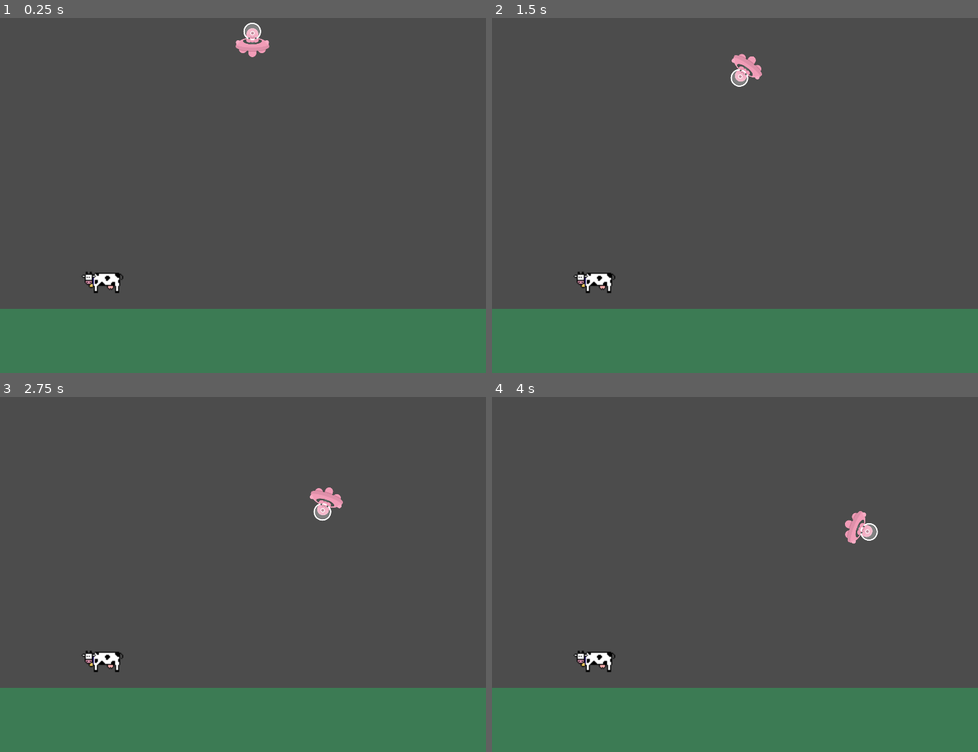
Above: before the commit, frames 1-4 (two rows, left to right).
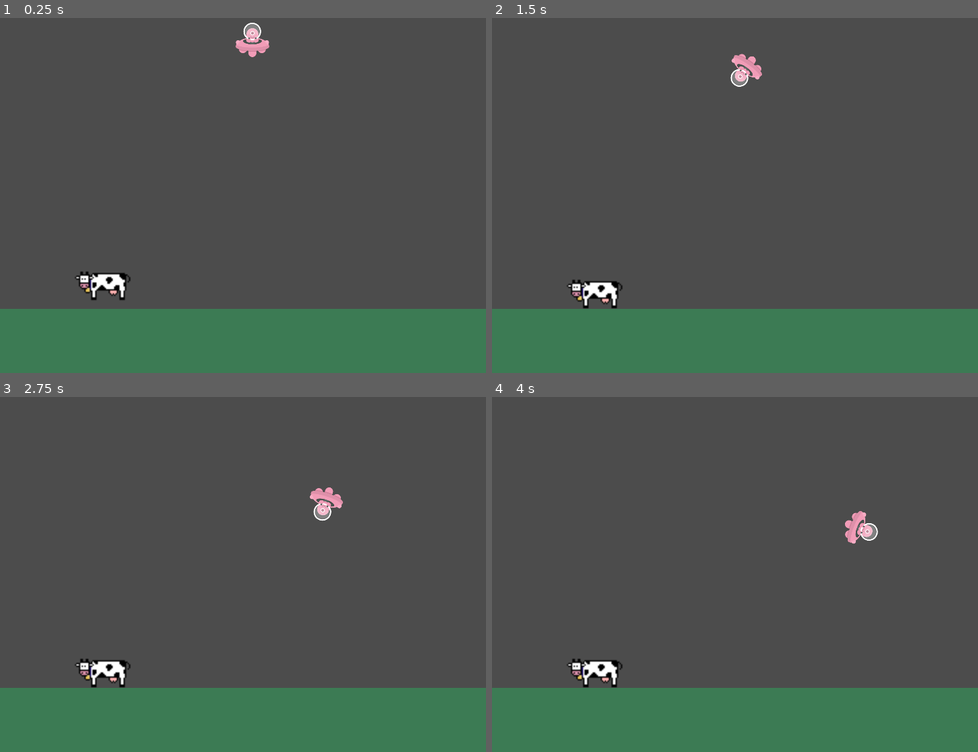
Above: after the commit, the same moments.

Repository: Beat1823/LudumDare52
Game: Godot game, scene res://Game/MainScene.tscn
Two runs of this game, one before a commit and one after it. Both use one fixed random seed, a clock stepped at 60 frames per second and the inputs below. This scene is started directly instead of the project's main scene.
Inputs:
- Up to frame 1 (0.25 s): no input
- Up to frame 2 (1.5 s): hold Right (Right) 0.53-1.28 s; hold Down (Down) from 1.28 s (still down)
- Up to frame 3 (2.75 s): release Down (Down) at 2.03 s; hold Right (Right) from 2.03 s (still down)
- Up to frame 4 (4 s): release Right (Right) at 2.78 s; hold Up (Up) 2.78-3.53 s; hold Left (Left) from 3.53 s (still down)

The runs differ from the first frame. In frame 1, 0.5% of the frame differs, in the area x 15-27%, y 71-80%; in frame 2, 0.7%, in the area x 15-27%, y 71-82%; in frame 3, 0.7%; in frame 4, 0.7%.

Commit message:
Commit Missing File.

Diff:
--- a/Game/NPCS/NeutralNpc.tscn
+++ b/Game/NPCS/NeutralNpc.tscn
@@ -1,9 +1,10 @@
-[gd_scene load_steps=7 format=2]
+[gd_scene load_steps=8 format=2]
 
 [ext_resource path="res://Game/NPCS/Scarecrow/Sprites/Scarecrow.png" type="Texture" id=1]
 [ext_resource path="res://Game/NPCS/Cow/cow3.png" type="Texture" id=2]
 [ext_resource path="res://Game/NPCS/Cow/cow.png" type="Texture" id=3]
 [ext_resource path="res://Game/NPCS/Cow/cow2.png" type="Texture" id=4]
+[ext_resource path="res://Game/NPCS/NeutralNpc.gd" type="Script" id=5]
 
 [sub_resource type="SpriteFrames" id=1]
 animations = [ {
@@ -23,21 +24,24 @@
 "speed": 5.0
 } ]
 
-[sub_resource type="CapsuleShape2D" id=2]
-radius = 31.0
-height = 46.0
+[sub_resource type="RectangleShape2D" id=2]
+extents = Vector2( 41, 21.5 )
 
-[node name="NeutralNpc" type="KinematicBody2D"]
+[node name="NeutralNpc" type="RigidBody2D"]
+script = ExtResource( 5 )
 
 [node name="AnimatedSprite" type="AnimatedSprite" parent="."]
 position = Vector2( 10, -4 )
-scale = Vector2( 1.5, 1.5 )
+scale = Vector2( 2, 2 )
 frames = SubResource( 1 )
 animation = "Cow"
 frame = 3
 playing = true
 
 [node name="CollisionShape2D" type="CollisionShape2D" parent="."]
-visible = false
+position = Vector2( 12, 5.5 )
 shape = SubResource( 2 )
-disabled = true
+
+[node name="VisibilityNotifier2D" type="VisibilityNotifier2D" parent="."]
+
+[connection signal="viewport_exited" from="VisibilityNotifier2D" to="." method="_on_VisibilityNotifier2D_viewport_exited"]
